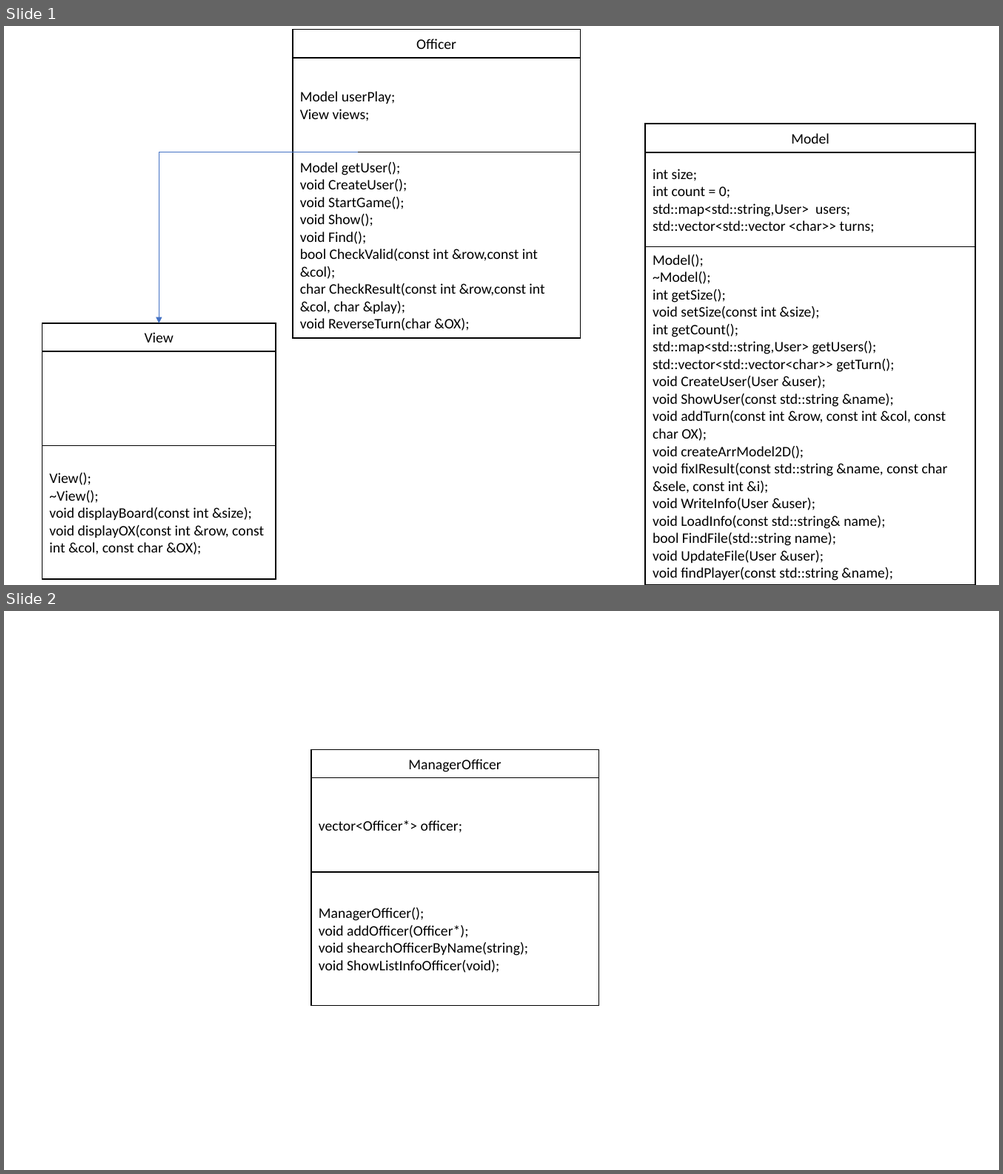
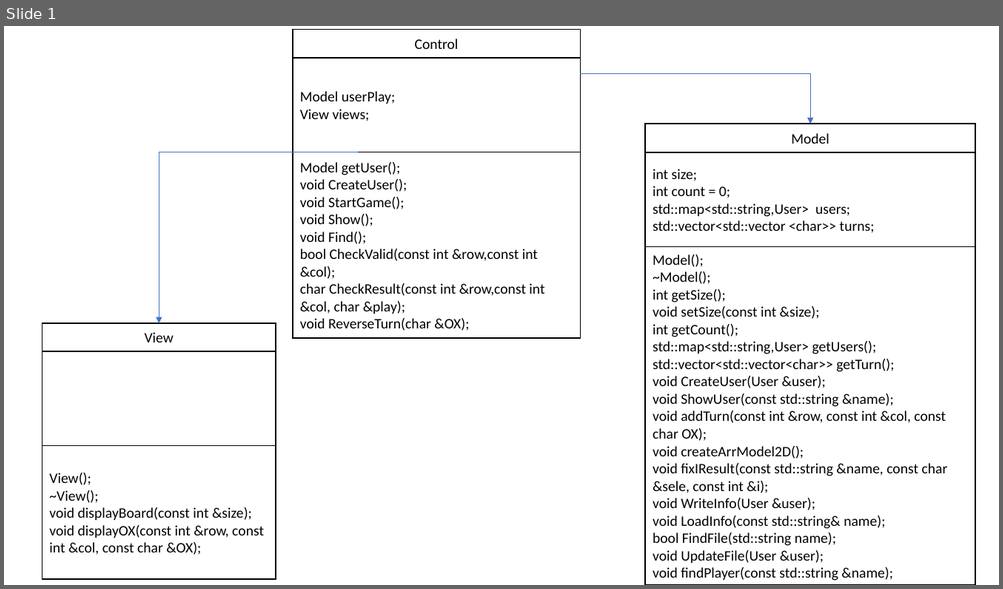
Before and after one commit to NT-Dat/BaiTapOOP, a slide deck: Game_Caro/Presentation1.pptx. Shown one above the other, each under a label of ours: slides 1 and 2 before the commit, slide 1 after it. The pictures are 1003x1174 and 1003x589 pixels, drawn with LibreOffice and Linux fonts; fonts in the diff are those of the drawing. Boxes give left, top, right and bottom in pixels: in the first picture for what was removed or moved away, otherwise in the second. Text is boxed around its words. In the diff, an @@ line names an element or a change of style, - is before the commit and + after.

```diff
--- a/Game_Caro/Presentation1.pptx
+++ b/Game_Caro/Presentation1.pptx
@@ slide 2 removed at (x1=4, y1=611, x2=999, y2=1170), background #FFFFFF @@
@@ rectangle removed at (x1=311, y1=750, x2=599, y2=778) @@
-ManagerOfficer
@@ rectangle removed at (x1=311, y1=778, x2=599, y2=872) @@
-vector<Officer*> officer;
@@ rectangle removed at (x1=311, y1=872, x2=599, y2=1005) @@
-ManagerOfficer();
-void addOfficer(Officer*);
-void shearchOfficerByName(string);
-void ShowListInfoOfficer(void);
@@ slide 1 changed as well @@
@@ text in rectangle at (x1=415, y1=39, x2=458, y2=49): text changed @@
-Officer
+Control
@@ elbow arrow added from (580, 74) to (811, 124), #4472C4 0.5 pt @@
```
Also in this commit, not shown: 1 slide added, 9 other files.
